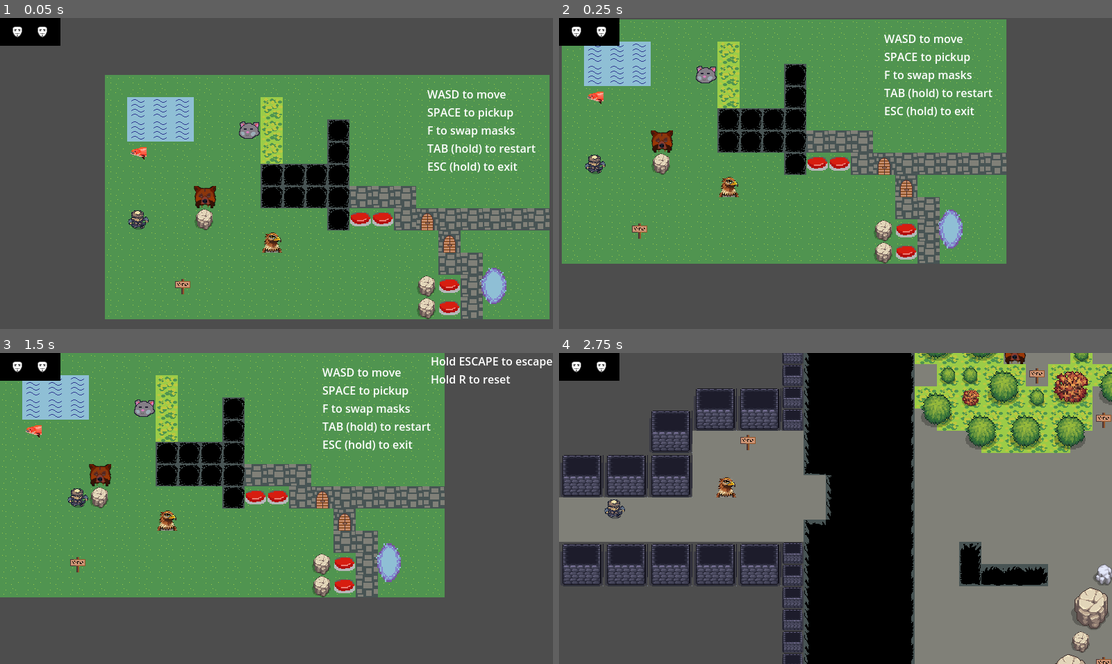
Above: before the commit, frames 1-4 (two rows, left to right).
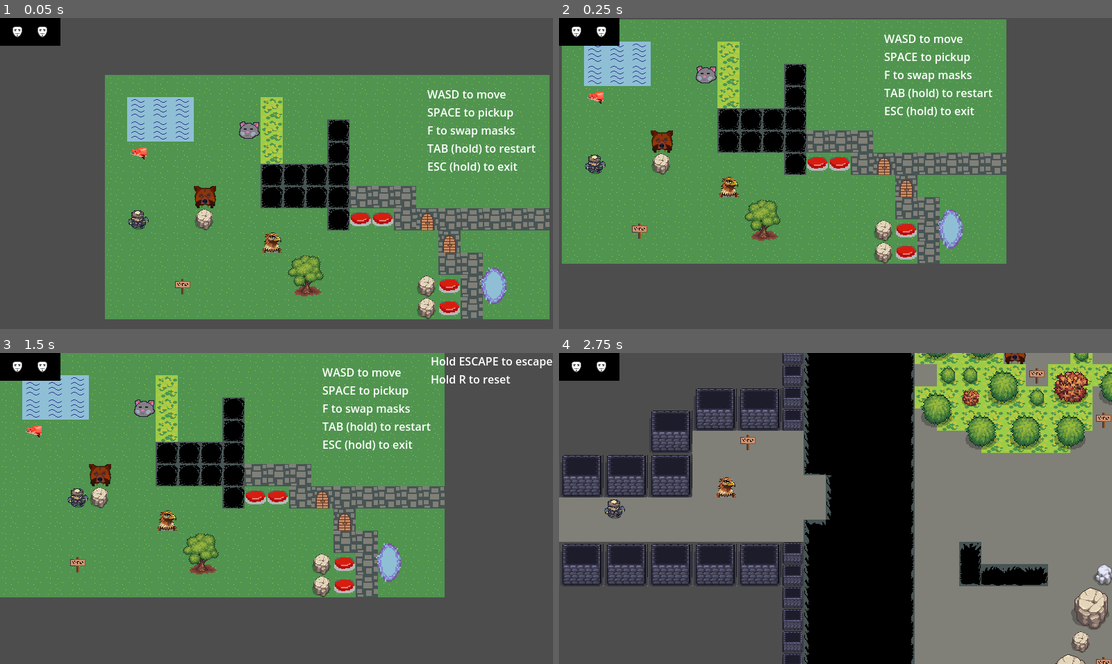
Above: after the commit, the same moments.

Repository: freeze88420/ggj26-spirit-masks-fork
Game: Godot game, scene res://levels/prototype_level.tscn
Two runs of this game, one before a commit and one after it. Both use one fixed random seed, a clock stepped at 60 frames per second and the inputs below. This scene is started directly instead of the project's main scene.
Inputs:
- Up to frame 1 (0.05 s): no input
- Up to frame 2 (0.25 s): no input
- Up to frame 3 (1.5 s): tap Enter at 0.5 s; hold D (player_move_right) 0.53-1.28 s; tap P (special_power, bound only after the commit) at 0.6 s; hold Escape (back_action) from 1.28 s (still down); tap Space (mask_interact) at 1.35 s
- Up to frame 4 (2.75 s): tap P (special_power, bound only after the commit) at 1.55 s; release Escape (back_action) at 2 s; click "Level 1" at 2 s

The runs differ from the first frame. In frame 1, 0.6% of the frame differs, in the area x 52-59%, y 76-90%; in frame 2, 0.6%; in frame 3, 0.6%; in frame 4, nothing differs.

Commit message:
First attempt at burning trees

Diff:
--- a/levels/level_base.tscn
+++ b/levels/level_base.tscn
@@ -1,7 +1,8 @@
-[gd_scene load_steps=14 format=3 uid="uid://brykx73avx8aa"]
+[gd_scene load_steps=15 format=3 uid="uid://brykx73avx8aa"]
 
 [ext_resource type="TileSet" uid="uid://2355nqo8mm42" path="res://main_stage/main_tileset.tres" id="1_hk6b7"]
 [ext_resource type="Script" uid="uid://c4ube1iuvmivt" path="res://levels/level_base.gd" id="2_da5si"]
+[ext_resource type="Script" uid="uid://fu1yoiagy31r" path="res://levels/trees_and_stuff.gd" id="3_jd1fy"]
 [ext_resource type="PackedScene" uid="uid://cpwjhx66rd4l6" path="res://player/player.tscn" id="3_ts4ud"]
 [ext_resource type="PackedScene" uid="uid://2gl0denbhq43" path="res://player/inventory.tscn" id="4_da5si"]
 [ext_resource type="Script" uid="uid://b8eyf2rx3ggpb" path="res://levels/level_base_tool.gd" id="5_ep22m"]
@@ -88,6 +89,7 @@
 [node name="TreesAndStuff" type="TileMapLayer" parent="."]
 texture_filter = 1
 tile_set = ExtResource("1_hk6b7")
+script = ExtResource("3_jd1fy")
 
 [node name="FollowingCamera" parent="." node_paths=PackedStringArray("target", "bounds_object") instance=ExtResource("6_ep22m")]
 position = Vector2(398, 224)
--- a/levels/prototype_level.tscn
+++ b/levels/prototype_level.tscn
@@ -15,6 +15,9 @@
 
 [node name="Ground" parent="." index="0"]
 tile_map_data = PackedByteArray("AAAAAAAAAAABAAIAAAAAAAEAAAABAAIAAAAAAAIAAAABAAIAAAAAAAMAAAABAAIAAAAAAAQAAAABAAIAAAAAAA …(3440 unchanged characters)…
+
+[node name="TreesAndStuff" parent="." index="1"]
+tile_map_data = PackedByteArray("AAAIAAgABQAEAAAAAAAIAAkABQAEAAEAAAAJAAgABQAFAAAAAAAJAAkABQAFAAEAAAA=")
 
 [node name="FollowingCamera" parent="." index="2"]
 position = Vector2(16, 16)
--- /dev/null
+++ b/levels/trees_and_stuff.gd
@@ -0,0 +1,17 @@
+extends TileMapLayer
+
+
+# Called when the node enters the scene tree for the first time.
+func _ready() -> void:
+	pass # Replace with function body.
+
+
+# Called every frame. 'delta' is the elapsed time since the previous frame.
+func _process(delta: float) -> void:
+	pass
+
+func burn_tile(tile_data: TileData, tile_pos: Vector2i) -> void:
+	var new_alt = 1 if get_cell_alternative_tile(tile_pos) == 0 else 0
+	var source_id = get_cell_source_id(tile_pos)
+	var alias_cords = get_cell_atlas_coords(tile_pos)
+	set_cell(tile_pos, source_id, alias_cords, new_alt)
--- a/main_stage/main_tileset.tres
+++ b/main_stage/main_tileset.tres
@@ -202,24 +202,49 @@
 texture_region_size = Vector2i(32, 32)
 0:0/0 = 0
 0:0/0/physics_layer_3/polygon_0/points = PackedVector2Array(-16, -16, 16, -16, 16, 16, -16, 16)
+0:0/0/custom_data_1 = "wood"
+1:0/next_alternative_id = 3
 1:0/0 = 0
 1:0/0/physics_layer_3/polygon_0/points = PackedVector2Array(-16, -16, 16, -16, 16, 16, -16, 16)
+1:0/0/custom_data_1 = "wood"
+1:1/next_alternative_id = 2
 1:1/0 = 0
 1:1/0/physics_layer_3/polygon_0/points = PackedVector2Array(-16, -16, 16, -16, 16, 16, -16, 16)
+1:1/0/custom_data_1 = "wood"
+2:0/next_alternative_id = 2
 2:0/0 = 0
 2:0/0/physics_layer_3/polygon_0/points = PackedVector2Array(-16, -16, 16, -16, 16, 16, -16, 16)
+2:0/0/custom_data_1 = "wood"
+2:1/next_alternative_id = 2
 2:1/0 = 0
 2:1/0/physics_layer_3/polygon_0/points = PackedVector2Array(-16, -16, 16, -16, 16, 16, -16, 16)
+2:1/0/custom_data_1 = "wood"
 3:0/0 = 0
 3:0/0/physics_layer_3/polygon_0/points = PackedVector2Array(-16, -16, 16, -16, 16, 16, -16, 16)
+4:0/next_alternative_id = 3
 4:0/0 = 0
 4:0/0/physics_layer_3/polygon_0/points = PackedVector2Array(-16, -16, 16, -16, 16, 16, -16, 16)
+4:0/0/custom_data_1 = "wood"
+4:0/1 = 1
+4:0/1/physics_layer_3/polygon_0/points = PackedVector2Array(-16, -16, 16, -16, 16, 16, -16, 16)
+4:1/next_alternative_id = 2
 4:1/0 = 0
 4:1/0/physics_layer_3/polygon_0/points = PackedVector2Array(-16, -16, 16, -16, 16, 16, -16, 16)
+4:1/0/custom_data_1 = "wood"
+4:1/1 = 1
+4:1/1/physics_layer_3/polygon_0/points = PackedVector2Array(-16, -16, 16, -16, 16, 16, -16, 16)
+5:0/next_alternative_id = 2
 5:0/0 = 0
 5:0/0/physics_layer_3/polygon_0/points = PackedVector2Array(-16, -16, 16, -16, 16, 16, -16, 16)
+5:0/0/custom_data_1 = "wood"
+5:0/1 = 1
+5:0/1/physics_layer_3/polygon_0/points = PackedVector2Array(-16, -16, 16, -16, 16, 16, -16, 16)
+5:1/next_alternative_id = 2
 5:1/0 = 0
 5:1/0/physics_layer_3/polygon_0/points = PackedVector2Array(-16, -16, 16, -16, 16, 16, -16, 16)
+5:1/0/custom_data_1 = "wood"
+5:1/1 = 1
+5:1/1/physics_layer_3/polygon_0/points = PackedVector2Array(-16, -16, 16, -16, 16, 16, -16, 16)
 
 [sub_resource type="TileSetAtlasSource" id="TileSetAtlasSource_e1gow"]
 texture = ExtResource("5_57782")
@@ -255,6 +280,8 @@
 terrain_set_0/terrain_0/color = Color(0.70608914, 0.649708, 0.62526685, 1)
 custom_data_layer_0/name = "type"
 custom_data_layer_0/type = 4
+custom_data_layer_1/name = "material"
+custom_data_layer_1/type = 4
 sources/5 = SubResource("TileSetAtlasSource_ubg7u")
 sources/11 = SubResource("TileSetAtlasSource_sn15n")
 sources/21 = SubResource("TileSetAtlasSource_6rt18")
--- a/masks/eagle_mask.gd
+++ b/masks/eagle_mask.gd
@@ -11,6 +11,23 @@
 	# activate collision with water
 	player.set_collision_mask_value(Main.COLLISION_LAYER_CHASM, true)
 
+func _special_power():
+	var input_direction: Vector2 = player.get_input_direction()
+	if input_direction == Vector2.ZERO:
+		return
+	print("input dir ", input_direction)
+	var movement = input_direction * Main.TILE_SIZE
+	var neighbour_pos: Vector2i = player.position + movement
+	var neighbour_tile_pos: Vector2i = treesNStuff.local_to_map(neighbour_pos)
+	var tile_data: TileData = treesNStuff.get_cell_tile_data(neighbour_tile_pos)
+	if tile_data:
+		var mat = tile_data.get_custom_data("material")
+		if mat == "wood":
+			treesNStuff.burn_tile(tile_data, neighbour_tile_pos)
+	else:
+		print("No Tile data at:", neighbour_pos)
+
+
 func _ready() -> void:
 	var stream: AudioStream = load("res://assets/sounds/eagle-scream-112940.mp3")
 	$SfxPlayer.stream = stream
--- a/masks/mask.gd
+++ b/masks/mask.gd
@@ -6,6 +6,7 @@
 @onready var sfx: AudioStreamPlayer2D = $SfxPlayer
 @export var pickup_sfx: AudioStream
 
+@onready var treesNStuff: TileMapLayer = get_tree().current_scene.get_node("TreesAndStuff")
 
 var player: Player
 
@@ -25,6 +26,8 @@
 func _deactivate_ability():
 	pass
 
+func _special_power():
+	pass
 
 func get_texture() -> Texture2D:
 	return $Sprite2D.texture
--- a/player/player.gd
+++ b/player/player.gd
@@ -50,6 +50,10 @@
 			swap_current_mask()
 			mask_animator.stash_mask(inventory_mask)
 			mask_animator.wear_mask(current_mask)
+
+	if Input.is_action_just_pressed("special_power"):
+		if current_mask:
+			current_mask._special_power()
 
 	if Input.is_action_just_pressed("mask_interact"):
 		if current_mask:
--- a/project.godot
+++ b/project.godot
@@ -87,6 +87,11 @@
 "events": [Object(InputEventKey,"resource_local_to_scene":false,"resource_name":"","device":0,"window_id":0,"alt_presse …(194 unchanged characters)…
 ]
 }
+special_power={
+"deadzone": 0.2,
+"events": [Object(InputEventKey,"resource_local_to_scene":false,"resource_name":"","device":-1,"window_id":0,"alt_pressed":false,"shift_pressed":false,"ctrl_pressed":false,"meta_pressed":false,"pressed":false,"keycode":0,"physical_keycode":80,"key_label":0,"unicode":112,"location":0,"echo":false,"script":null)
+]
+}
 
 [layer_names]
 
Not shown, added: levels/trees_and_stuff.gd.uid
Not shown: 1 places in player/player.tscn that only renumber resources
